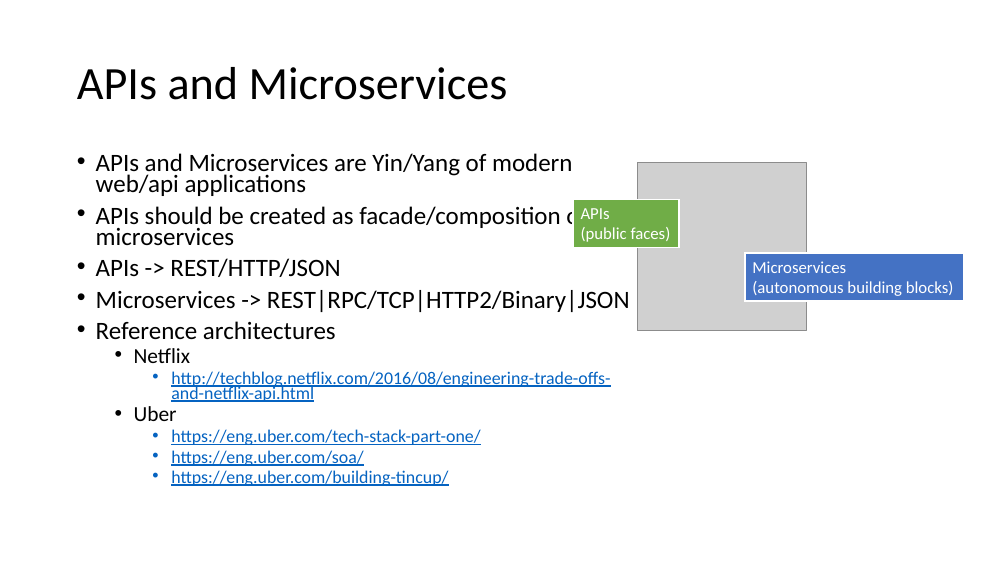
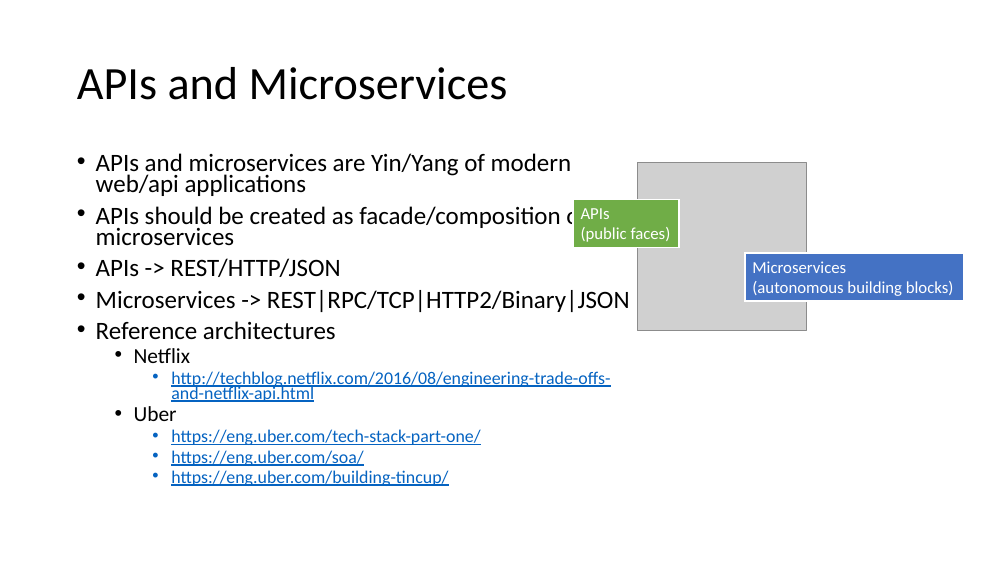
Before and after one commit to strongloop/loopback-example-polyglot, a slide deck: slide 4 of Polyglot Microservices.pptx (slide 3 before the commit). Drawn at 1008x567 pixels with LibreOffice and Linux fonts; fonts in the diff are those of the drawing; grey boxes stand for pictures. Boxes give left, top, right and bottom in pixels: in the first picture for what was removed or moved away, otherwise in the second. Text is boxed around its words. In the diff, an @@ line names an element or a change of style, - is before the commit and + after.

Commit message:
Update slides

```diff
--- a/Polyglot Microservices.pptx
+++ b/Polyglot Microservices.pptx
@@ text at (96, 153, 571, 196): text changed @@
-• APIs and Microservices are Yin/Yang of modern web/api applications
+• APIs and microservices are Yin/Yang of modern web/api applications
```
Also in this commit, not shown: 3 other slides changed, 5 slides added.
